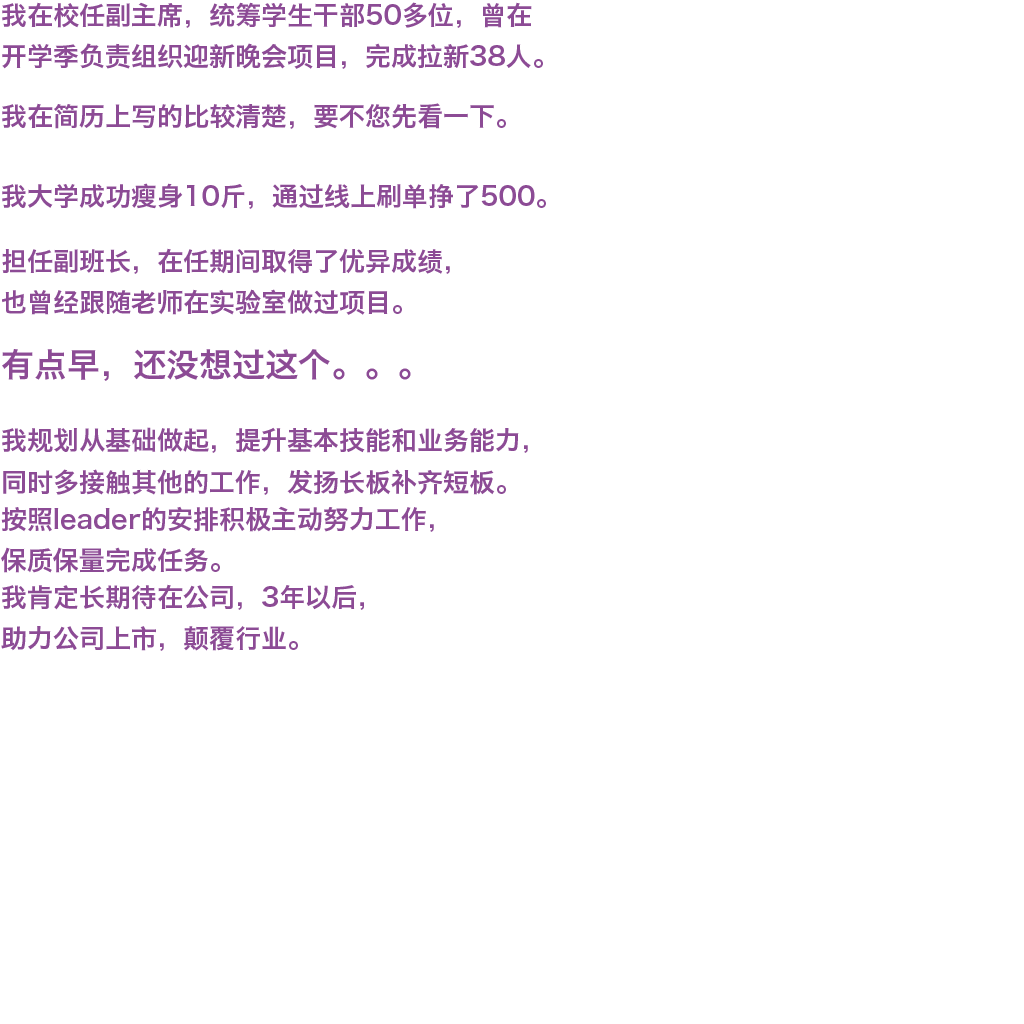
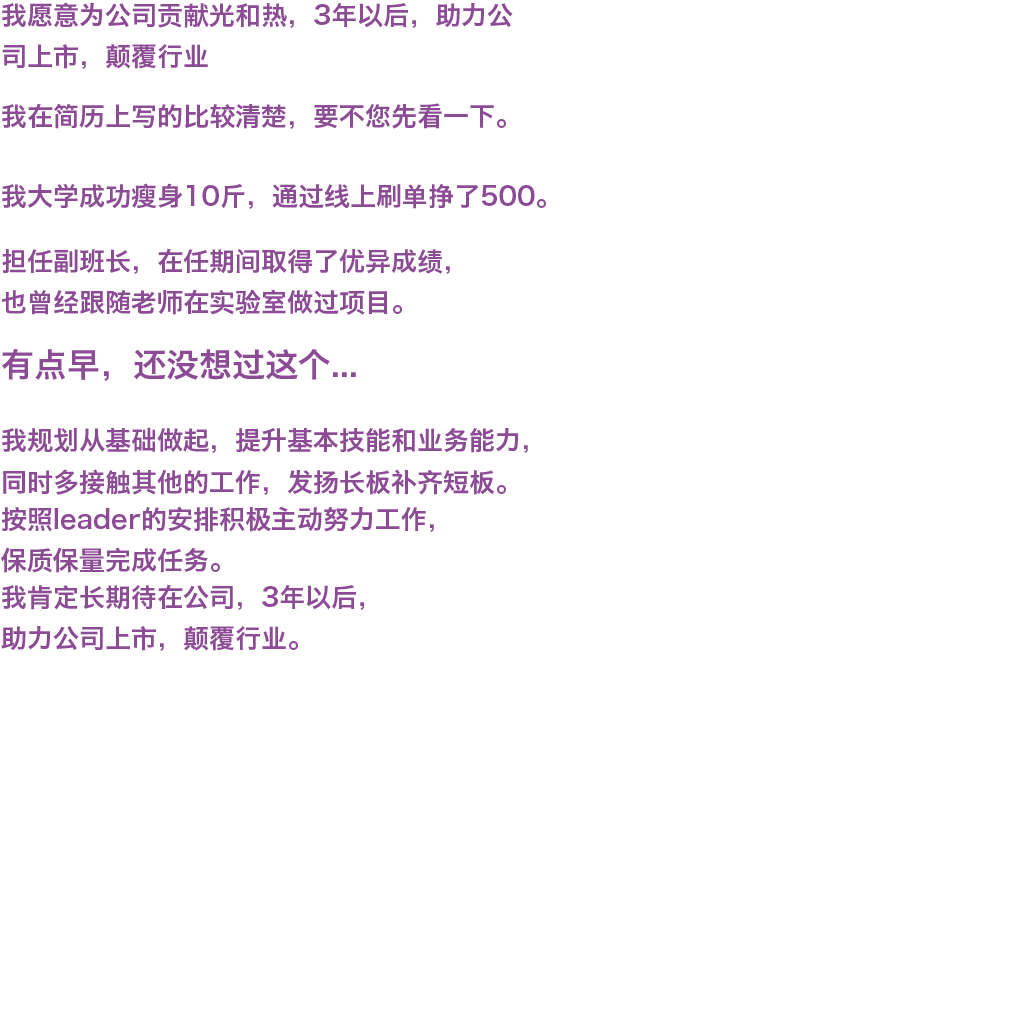
Comparing the layer stacks of the two (1024, 1024) images. Changes:
renamed "有点早，还没想过这个。。。" to "有点早，还没想过这个...", painted on it over [left=333, top=368, right=411, bottom=380]
renamed "我在校任副主席，统筹学生干部50多位，曾在 开学季负责组织迎新晚会项目，完成拉新38人。" to "我愿意为公司贡献光和热，3年以后，助力公 司上市，颠覆行业", painted on it over [left=2, top=2, right=543, bottom=69]
